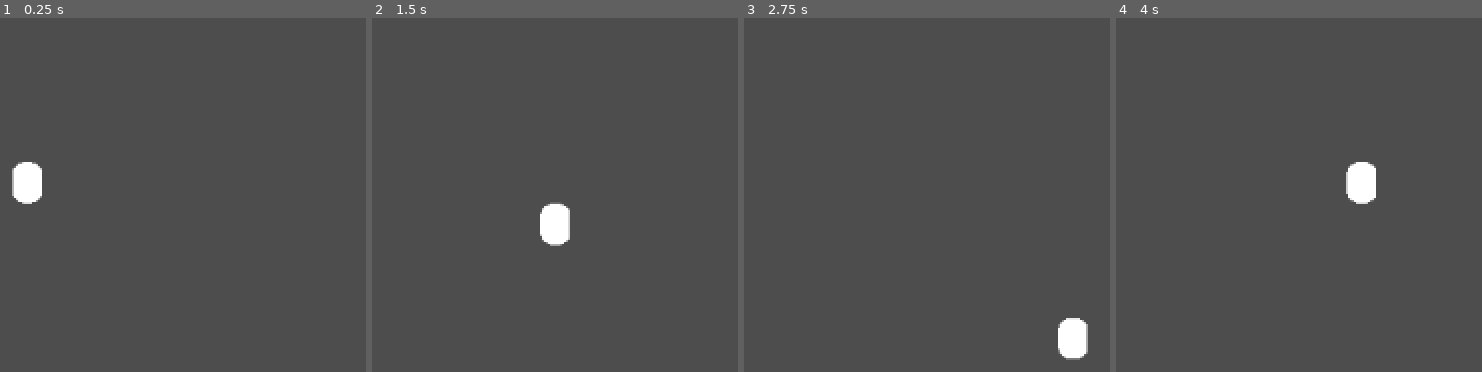
Above: before the commit, frames 1-4 (left to right).
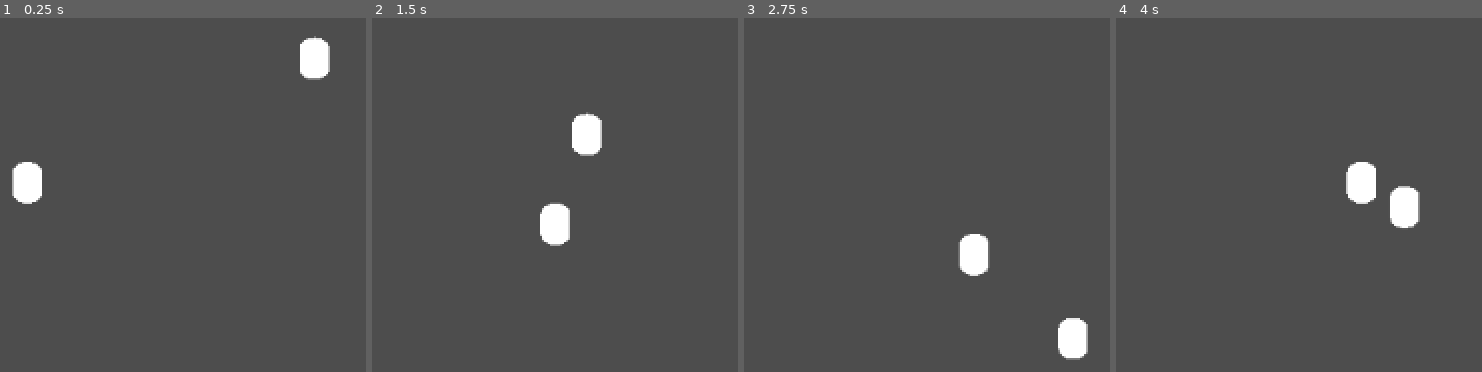
Above: after the commit, the same moments.

Repository: Protiuns/projeto-mvp
Game: Godot game, scene res://Fazes/faze_testes.tscn
The game is run twice, just before and just after one commit, with the same random seed, the same clock (stepped at 60 frames per second) and the same inputs.
Inputs:
- Up to frame 1 (0.25 s): no input
- Up to frame 2 (1.5 s): hold D (Direita) 0.53-1.28 s; hold S (Baixo) from 1.28 s (still down)
- Up to frame 3 (2.75 s): release S (Baixo) at 2.03 s; hold D (Direita) from 2.03 s (still down)
- Up to frame 4 (4 s): release D (Direita) at 2.78 s; hold W (Cima) 2.78-3.53 s; hold A (Esquerda) from 3.53 s (still down)

The runs differ from the first frame. In frame 1, 0.9% of the frame differs, in the area x 81-91%, y 5-18%; in frame 2, 0.9%; in frame 3, 0.9%, in the area x 58-68%, y 61-73%; in frame 4, 0.9%.

Commit message:
0001

Diff:
--- a/Fazes/faze_testes.tscn
+++ b/Fazes/faze_testes.tscn
@@ -1,11 +1,14 @@
-[gd_scene load_steps=5 format=3 uid="uid://ctu5ey1eif03q"]
+[gd_scene load_steps=7 format=3 uid="uid://ctu5ey1eif03q"]
 
 [ext_resource type="Script" path="res://Scripts/Jogador/Jogador.gd" id="1_yre7x"]
 [ext_resource type="Script" path="res://Scripts/StateMachine/StateMachine.gd" id="2_s287i"]
+[ext_resource type="Script" path="res://Scripts/Monstros/Monstro.gd" id="3_hr1e3"]
 
 [sub_resource type="CapsuleShape2D" id="CapsuleShape2D_to5gb"]
 
 [sub_resource type="CapsuleMesh" id="CapsuleMesh_8ks75"]
+
+[sub_resource type="ShaderMaterial" id="ShaderMaterial_xfhdj"]
 
 [node name="FazeTestes" type="Node2D"]
 
@@ -24,3 +27,20 @@
 position = Vector2(0.5, 2.38419e-06)
 scale = Vector2(21, 15)
 mesh = SubResource("CapsuleMesh_8ks75")
+
+[node name="Monstro" type="CharacterBody2D" parent="."]
+position = Vector2(523, 68)
+script = ExtResource("3_hr1e3")
+metadata/_edit_group_ = true
+
+[node name="StateMachine" type="Node" parent="Monstro"]
+script = ExtResource("2_s287i")
+
+[node name="CollisionShape2D" type="CollisionShape2D" parent="Monstro"]
+shape = SubResource("CapsuleShape2D_to5gb")
+
+[node name="MeshInstance2D" type="MeshInstance2D" parent="Monstro"]
+material = SubResource("ShaderMaterial_xfhdj")
+position = Vector2(0.5, 2.38419e-06)
+scale = Vector2(21, 15)
+mesh = SubResource("CapsuleMesh_8ks75")
--- /dev/null
+++ b/Scripts/Monstros/Monstro.gd
@@ -0,0 +1,10 @@
+extends CharacterBody2D
+
+
+const velocidade = 75
+
+func _physics_process(delta):
+	var dir =  $"../Jogador".position - position
+	velocity = dir.normalized() * velocidade
+
+	move_and_slide()
